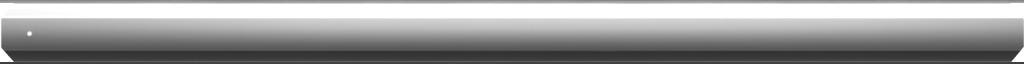
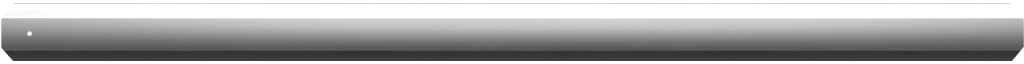
Layers edited between the first and the second 1024 × 64 image:
painted on "Background" over [0, 0, 1024, 64]
